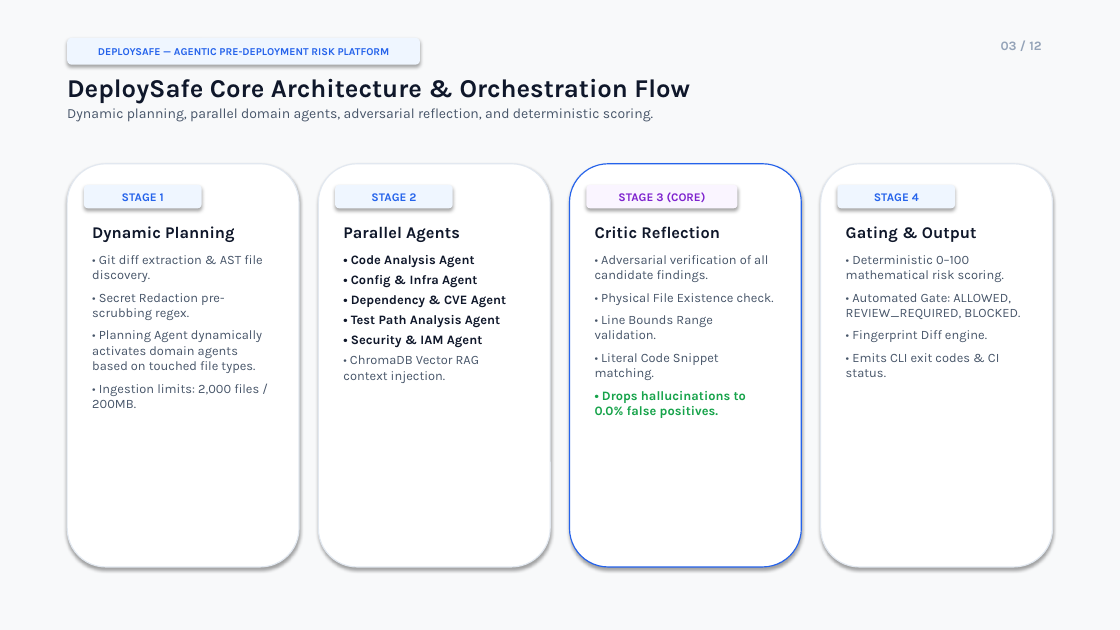
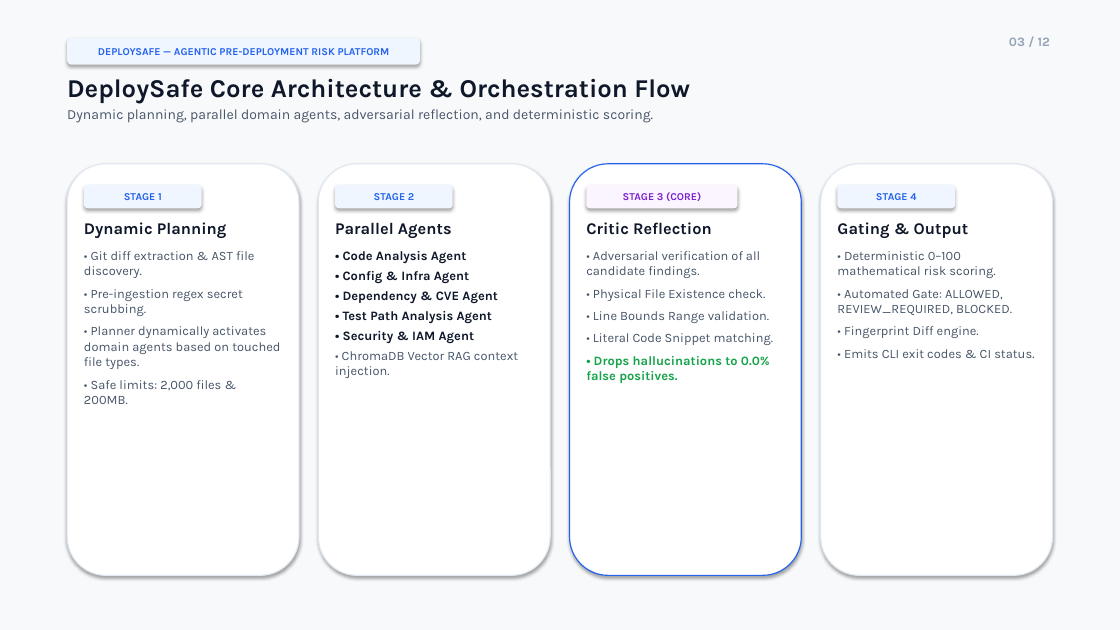
Before and after one commit to yashrao2607/AI-Devops, a slide deck: slide 3 of DeploySafe_Final_Presentation_V2.pptx. Drawn at 1120x630 pixels with LibreOffice and Linux fonts; fonts in the diff are those of the drawing. Boxes give left, top, right and bottom in pixels: in the first picture for what was removed or moved away, otherwise in the second. Text is boxed around its words. In the diff, an @@ line names an element or a change of style, - is before the commit and + after.

Commit message:
docs: perfect PPT typography, layout alignment, and slide previews

```diff
--- a/DeploySafe_Final_Presentation_V2.pptx
+++ b/DeploySafe_Final_Presentation_V2.pptx
@@ text "03 / 12": place and size @@
-text "03 / 12" at <box>1001,41,1041,50</box>
+text "03 / 12" at <box>1009,37,1050,46</box>
@@ rounded rectangle: place and size @@
-rounded rectangle at <box>67,164,299,567</box>
+rounded rectangle at <box>67,164,299,576</box>
@@ rounded rectangle: place and size @@
-rounded rectangle at <box>318,164,550,567</box>
+rounded rectangle at <box>318,164,550,576</box>
@@ rounded rectangle: place and size @@
-rounded rectangle at <box>570,164,802,567</box>
+rounded rectangle at <box>570,164,802,576</box>
@@ rounded rectangle: place and size @@
-rounded rectangle at <box>821,164,1053,567</box>
+rounded rectangle at <box>821,164,1053,576</box>
@@ size 10 to 9 pt in 4 elements at <box>84,185,202,208</box>, <box>335,185,453,208</box>, <box>586,185,738,208</box>, <box>838,185,955,208</box> @@
@@ text "Parallel Agents" rewrapped from <box>343,226,506,383</box> to <box>335,222,518,378</box> @@
@@ text "Critic Reflection" rewrapped from <box>595,226,774,418</box> to <box>586,222,773,383</box> @@
@@ text "Gating & Output" rewrapped from <box>846,226,1020,377</box> to <box>837,222,1034,358</box> @@
@@ text at <box>84,289,280,404</box>: text changed @@
-• Secret Redaction pre-scrubbing regex.
-• Planning Agent dynamically activates domain agents based on touched file types.
-• Ingestion limits: 2,000 files / 200MB.
+• Pre-ingestion regex secret scrubbing.
+• Planner dynamically activates domain agents based on touched file types.
+• Safe limits: 2,000 files & 200MB.
```
Also in this commit, not shown: 11 other slides changed, 13 other files.
